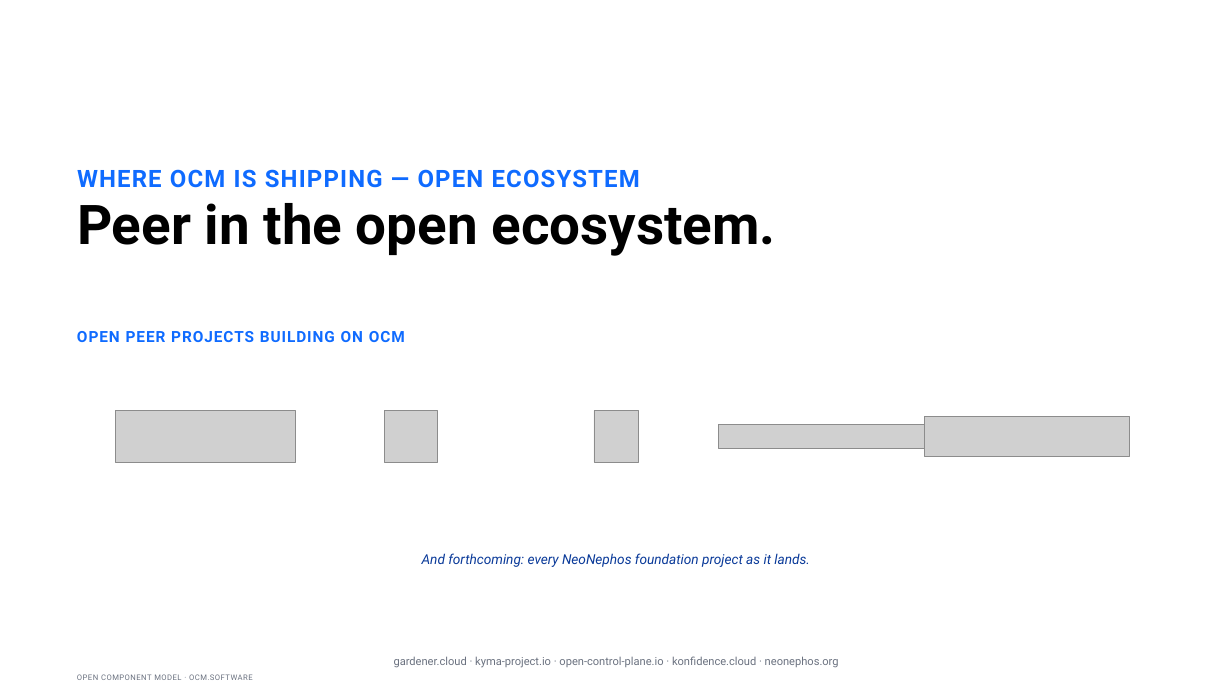
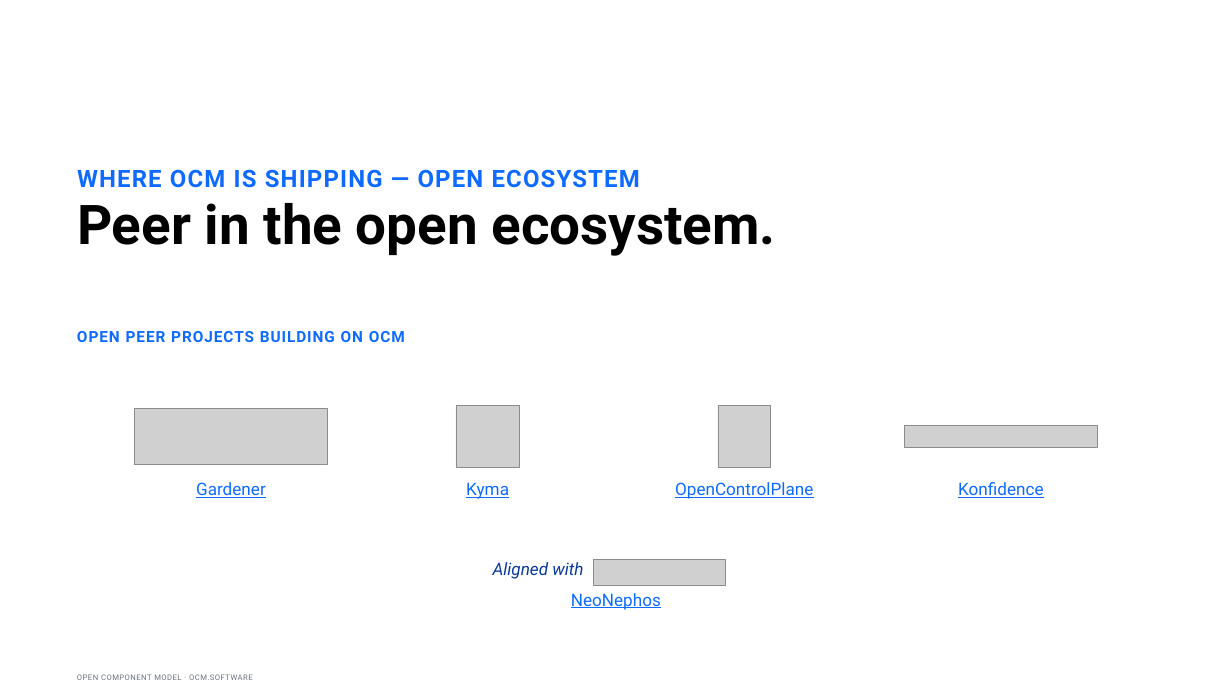
Before and after one commit to morri-son/open-component-model, a slide deck: slide 12 of docs/community/marketing/decks/exec-phase1/OCM-Sovereign-Delivery-Internal-Sponsor.pptx. Drawn at 1232x693 pixels with LibreOffice and Linux fonts; fonts in the diff are those of the drawing; grey boxes stand for pictures. Boxes give left, top, right and bottom in pixels: in the first picture for what was removed or moved away, otherwise in the second. Text is boxed around its words. In the diff, an @@ line names an element or a change of style, - is before the commit and + after.

```diff
--- a/docs/community/marketing/decks/exec-phase1/OCM-Sovereign-Delivery-Internal-Sponsor.pptx
+++ b/docs/community/marketing/decks/exec-phase1/OCM-Sovereign-Delivery-Internal-Sponsor.pptx
@@ picture: place and size @@
-picture at box(116, 411, 295, 462)
+picture at box(135, 409, 327, 464)
@@ picture removed at box(384, 411, 437, 462) @@
@@ picture added at box(456, 405, 519, 467) @@
@@ picture removed at box(594, 411, 638, 462) @@
@@ picture added at box(718, 405, 771, 467) @@
@@ picture removed at box(924, 416, 1129, 456) @@
@@ picture removed at box(719, 424, 924, 448) @@
@@ picture added at box(905, 425, 1097, 447) @@
@@ text added at box(196, 482, 266, 498), 20 pt, text #0F6BFF, underline @@
+Gardener
@@ text added at box(466, 482, 509, 499), 20 pt, text #0F6BFF, underline @@
+Kyma
@@ text added at box(675, 482, 813, 499), 20 pt, text #0F6BFF, underline @@
+OpenControlPlane
@@ text added at box(958, 482, 1043, 498), 20 pt, text #0F6BFF, underline @@
+Konfidence
@@ text removed at box(422, 553, 810, 567) @@
-And forthcoming: every NeoNephos foundation project as it lands.
@@ text added at box(493, 562, 583, 579), 20 pt, text #0A3A99, italic @@
+Aligned with
@@ picture added at box(594, 559, 726, 585) @@
@@ text added at box(571, 593, 661, 610), 20 pt, text #0F6BFF, underline @@
+NeoNephos
@@ text removed at box(394, 656, 839, 668) @@
-gardener.cloud · kyma-project.io · open-control-plane.io · konfidence.cloud · neonephos.org
```
Also in this commit, not shown: 5 other slides changed, 1 slide added, 10 other files.
